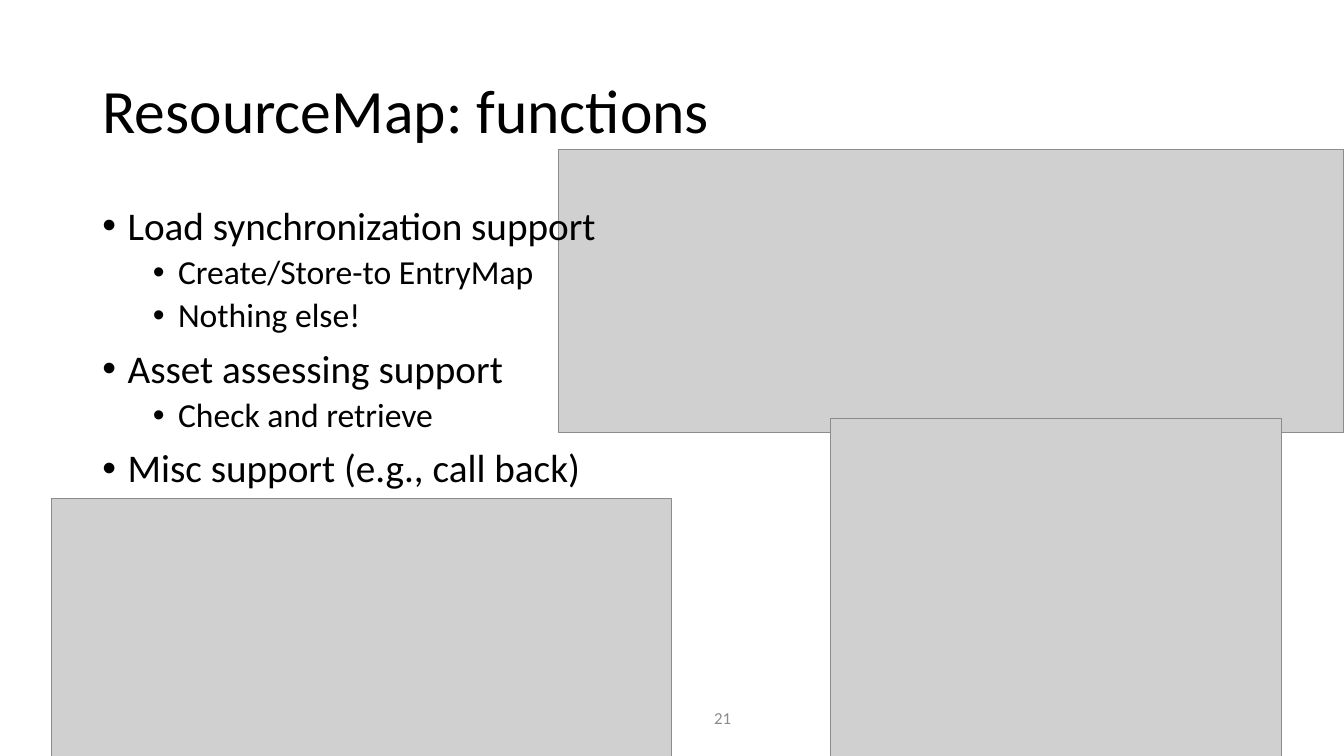
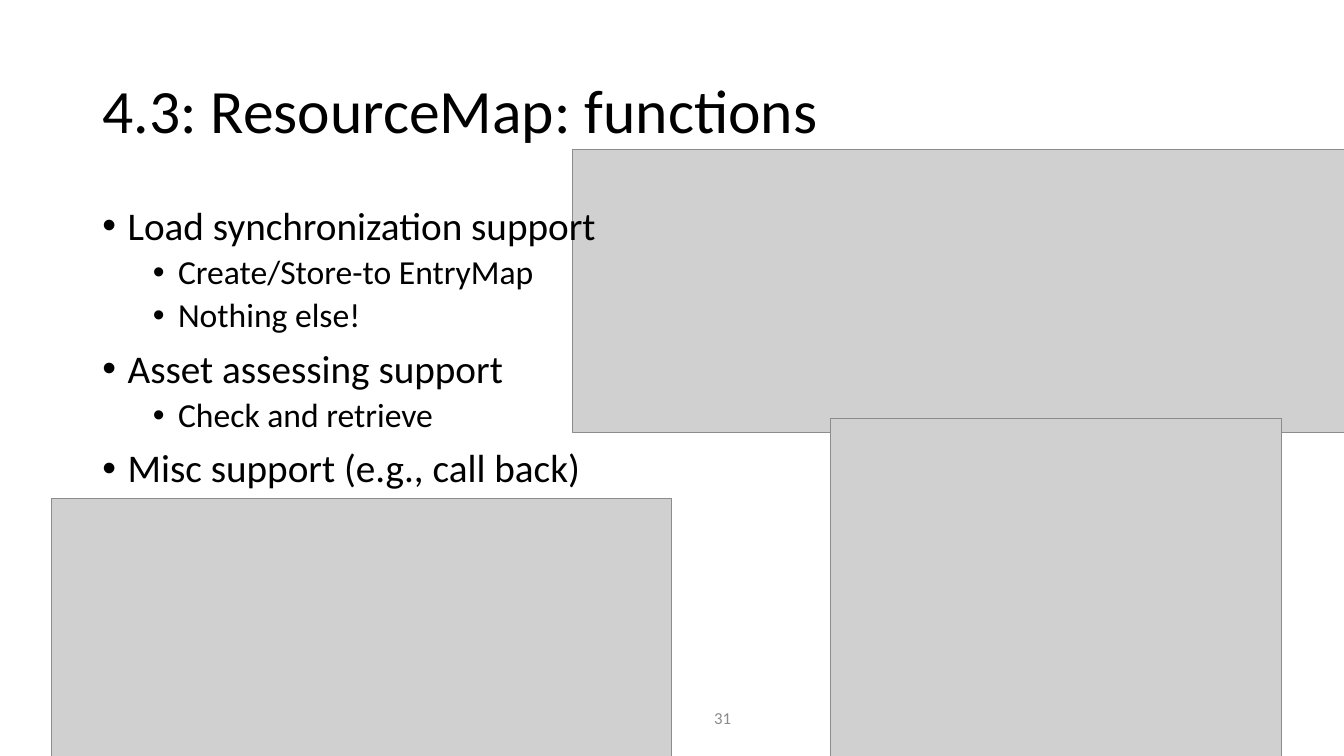
Before and after one commit to HTML5GameEngineGroup/html5engine, a slide deck: slide 31 of BookChapterContent/Slides/Chap4.pptx (slide 21 before the commit). Drawn at 1344x756 pixels with LibreOffice and Linux fonts; fonts in the diff are those of the drawing; grey boxes stand for pictures. Boxes give left, top, right and bottom in pixels: in the first picture for what was removed or moved away, otherwise in the second. Text is boxed around its words. In the diff, an @@ line names an element or a change of style, - is before the commit and + after.

```diff
--- a/BookChapterContent/Slides/Chap4.pptx
+++ b/BookChapterContent/Slides/Chap4.pptx
@@ title at <box>102,90,818,143</box>: text changed @@
-ResourceMap: functions
+4.3: ResourceMap: functions
@@ picture: place and size @@
-picture at <box>559,149,1344,433</box>
+picture at <box>573,149,1344,433</box>
@@ page number at <box>714,713,731,724</box>: text changed @@
-21
+31
```
Also in this commit, not shown: 38 other slides changed, 18 slides added, 23 other files.
